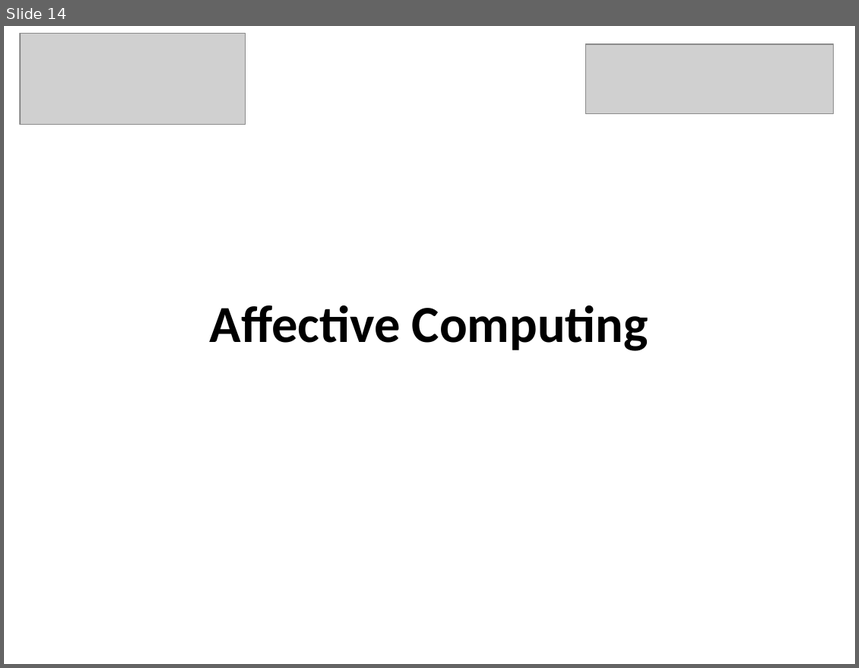
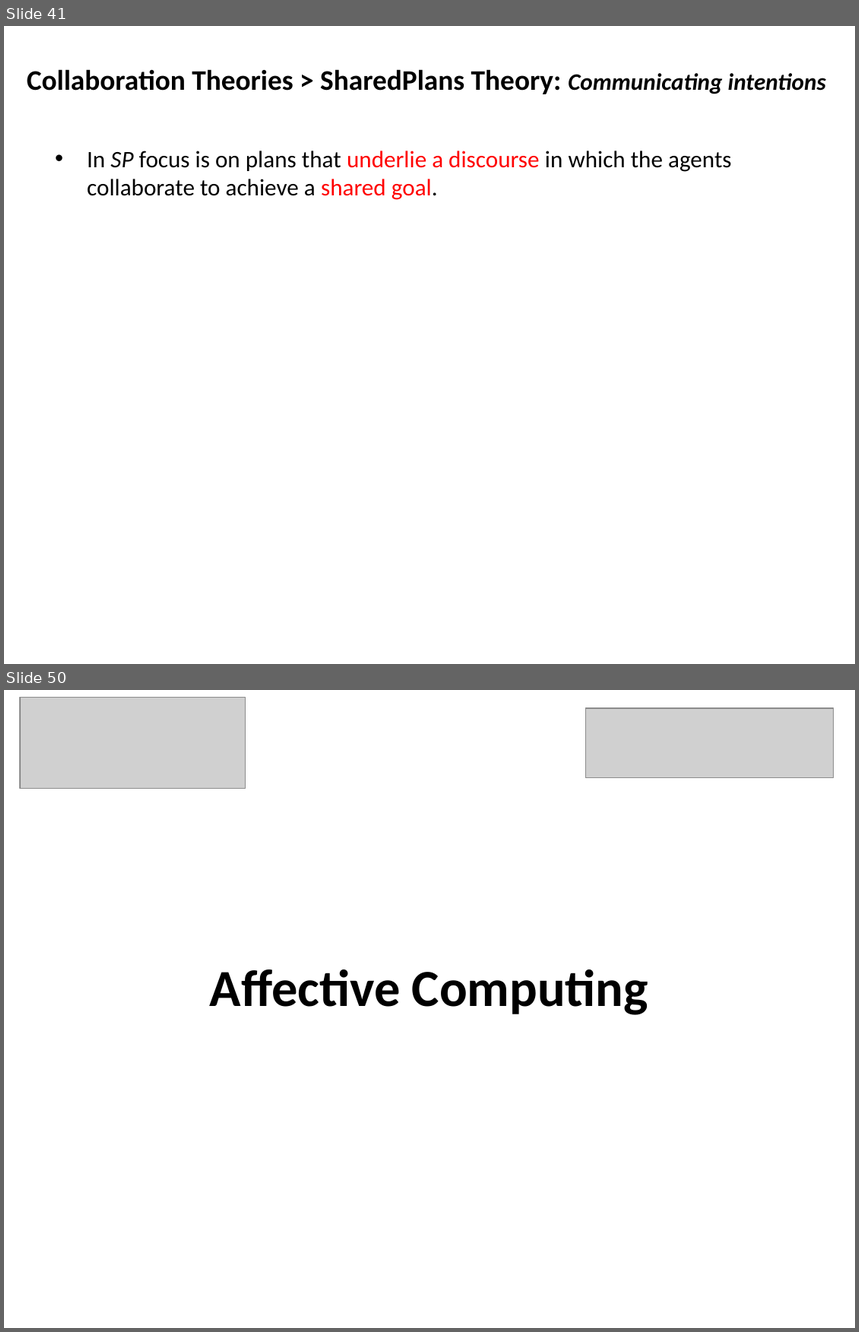
Before and after one commit to mshayganfar/CompExam1, a slide deck: presentation/PhD-comprehensive-exam.pptx. Shown one above the other, each under a label of ours: slide 14 before the commit, slides 41 and 50 after it; the slides between them are not shown. The pictures are 859x668 and 859x1332 pixels, drawn with LibreOffice and Linux fonts; fonts in the diff are those of the drawing; grey boxes stand for pictures. Boxes give left, top, right and bottom in pixels: in the first picture for what was removed or moved away, otherwise in the second. Text is boxed around its words. In the diff, an @@ line names an element or a change of style, - is before the commit and + after.

Commit message:
SharedPlans Theory
Finished SharedPlans theory.

```diff
--- a/presentation/PhD-comprehensive-exam.pptx
+++ b/presentation/PhD-comprehensive-exam.pptx
@@ slide 41 added at (4, 26, 855, 664), background #FFFFFF @@
@@ text added at (27, 69, 826, 94), 24 pt, text #000000, bold @@
+Collaboration Theories > SharedPlans Theory: Communicating intentions
@@ text added at (87, 151, 731, 200), 20 pt, text #000000 @@
+• In SP focus is on plans that underlie a discourse in which the agents collaborate to achieve a shared goal.
@@ what was slide 14 is now slide 50 @@
```
Also in this commit, not shown: 1 slide changed, 35 other slides added.
